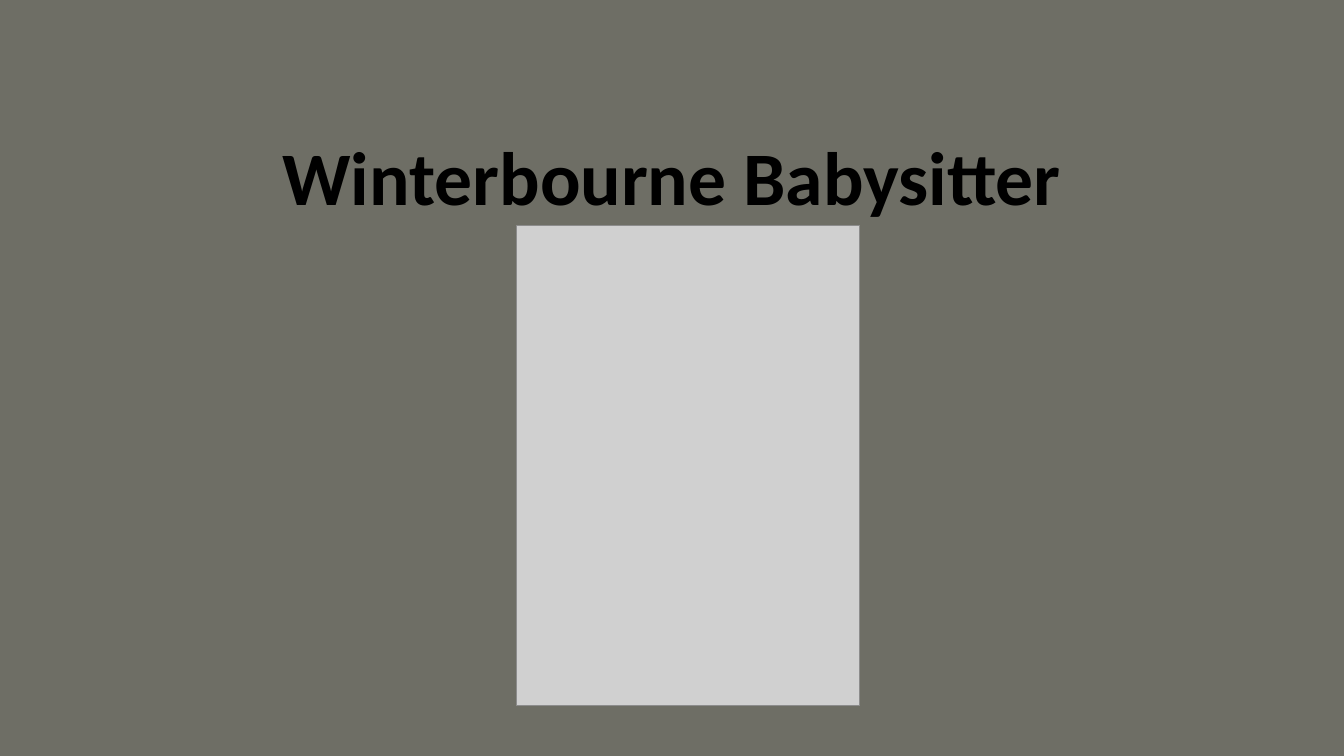
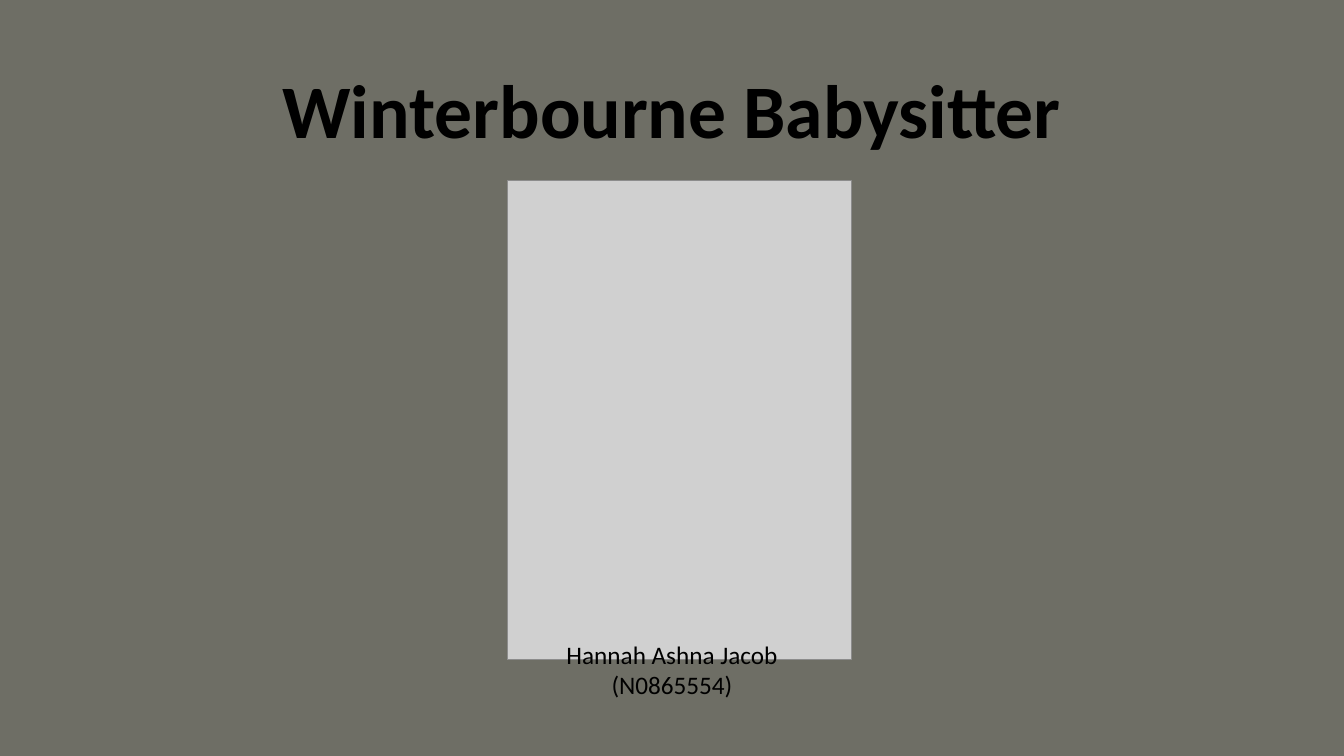
Before and after one commit to Hannah-Ashna/Winterbourne-Babysitter-Game, a slide deck: slide 1 of Documentation/Winterbourne Babysitter.pptx. Drawn at 1344x756 pixels with LibreOffice and Linux fonts; fonts in the diff are those of the drawing; grey boxes stand for pictures. Boxes give left, top, right and bottom in pixels: in the first picture for what was removed or moved away, otherwise in the second. Text is boxed around its words. In the diff, an @@ line names an element or a change of style, - is before the commit and + after.

```diff
--- a/Documentation/Winterbourne Babysitter.pptx
+++ b/Documentation/Winterbourne Babysitter.pptx
@@ title "Winterbourne Babysitter": place and size @@
-title "Winterbourne Babysitter" at bbox=[282, 152, 1061, 217]
+title "Winterbourne Babysitter" at bbox=[282, 85, 1061, 150]
@@ picture: place and size @@
-picture at bbox=[516, 226, 860, 706]
+picture at bbox=[507, 180, 851, 660]
@@ text added at bbox=[566, 643, 777, 697], 18 pt, text #000000 @@
+Hannah Ashna Jacob
+(N0865554)
```
Also in this commit, not shown: 1 other slide changed, 3 slides added.
